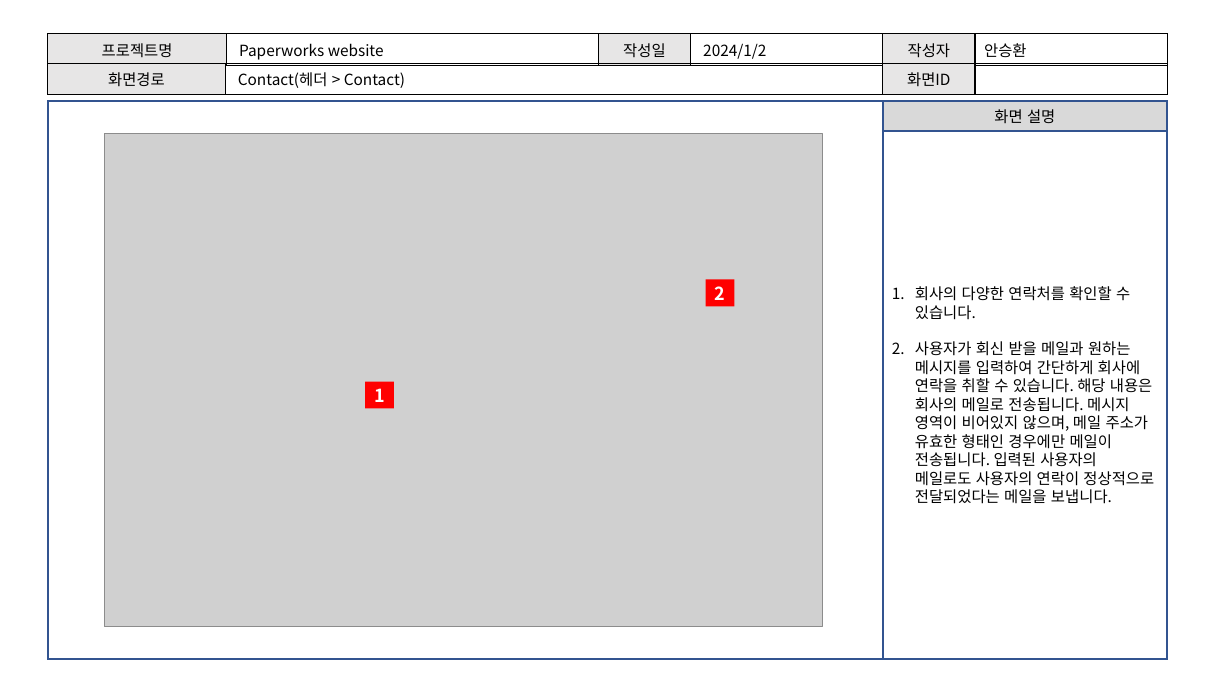
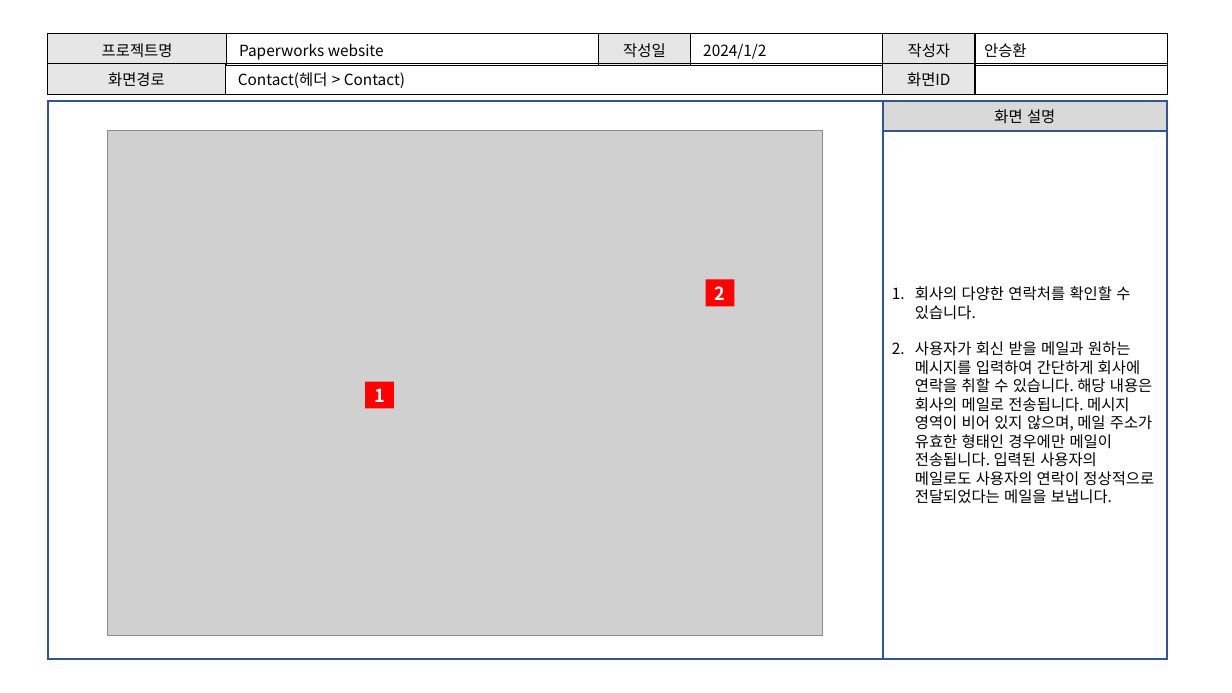
Before and after one commit to Awhn/paperworksweb, a slide deck: slide 8 of docs/코멘토_기획_화면설계서 양식.pptx. Drawn at 1232x693 pixels with LibreOffice and Linux fonts; fonts in the diff are those of the drawing; grey boxes stand for pictures. Boxes give left, top, right and bottom in pixels: in the first picture for what was removed or moved away, otherwise in the second. Text is boxed around its words. In the diff, an @@ line names an element or a change of style, - is before the commit and + after.

```diff
--- a/docs/코멘토_기획_화면설계서 양식.pptx
+++ b/docs/코멘토_기획_화면설계서 양식.pptx
@@ picture: place and size @@
-picture at (104, 134, 823, 628)
+picture at (108, 131, 823, 636)
@@ text in rectangle at (915, 341, 1154, 504): spaces changed @@
-2. 사용자가 회신 받을 메일과 원하는 메시지를 입력하여 간단하게 회사에 연락을 취할 수 있습니다. 해당 내용은 회사의 메일로 전송됩니다. 메시지 영역이 비어있지 않으며, 메일 주소가 유효한 형태인 경우에만 메일이 전송됩니다. 입력된 사용자의 메일로도 사용자의 연락이 정상적으로 전달되었다는 메일을 보냅니다.
+2. 사용자가 회신 받을 메일과 원하는 메시지를 입력하여 간단하게 회사에 연락을 취할 수 있습니다. 해당 내용은 회사의 메일로 전송됩니다. 메시지 영역이 비어 있지 않으며, 메일 주소가 유효한 형태인 경우에만 메일이 전송됩니다. 입력된 사용자의 메일로도 사용자의 연락이 정상적으로 전달되었다는 메일을 보냅니다.
```
Also in this commit, not shown: 8 other slides changed, 6 other files.
